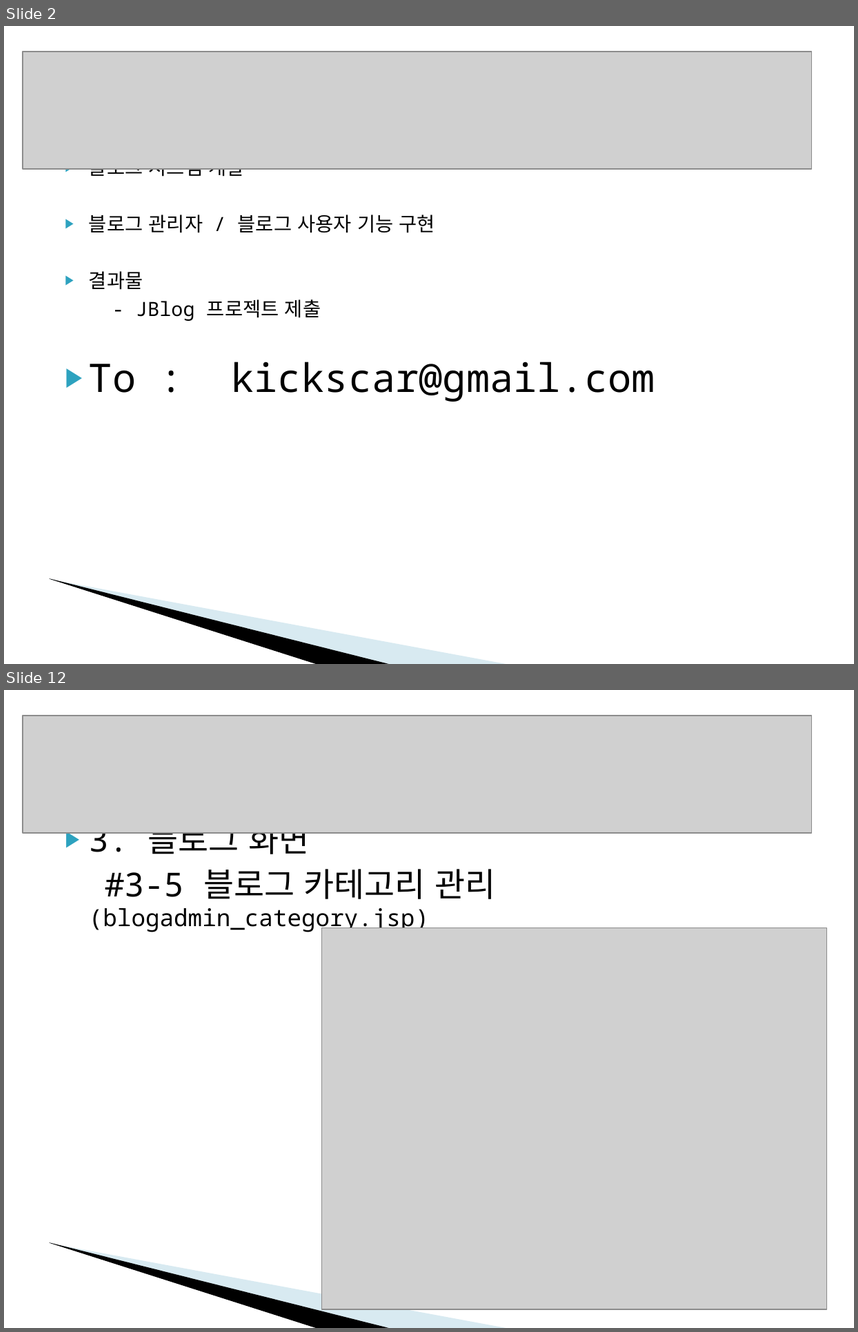
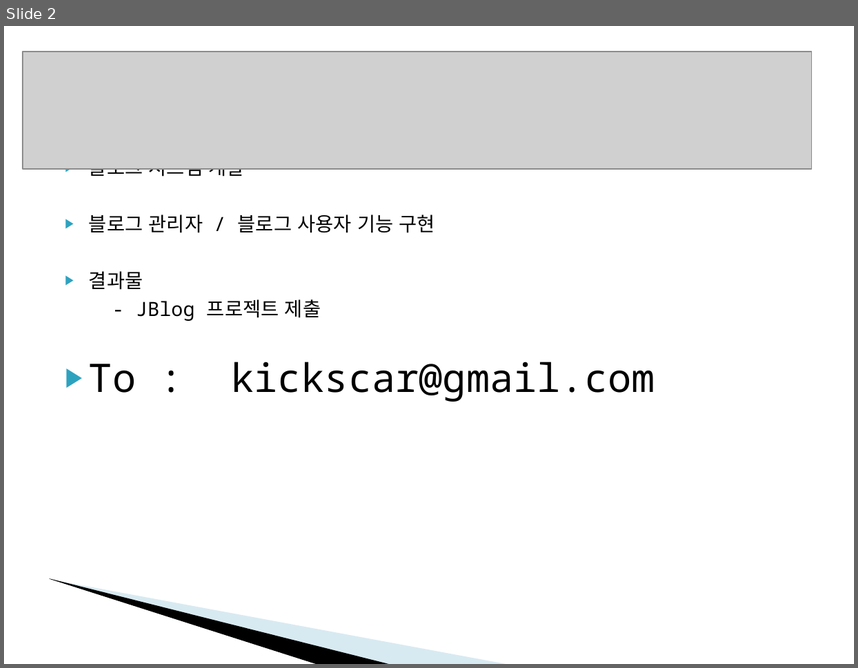
Before and after one commit to babamba/jblog-1, a slide deck: docs/SpringMVC-평가과제.ppt. Shown one above the other, each under a label of ours: slides 2 and 12 before the commit, slide 2 after it; the slides between them are not shown. The pictures are 858x1332 and 858x668 pixels, drawn with LibreOffice and Linux fonts; fonts in the diff are those of the drawing; grey boxes stand for pictures; background and template pictures are left out. Boxes give left, top, right and bottom in pixels: in the first picture for what was removed or moved away, otherwise in the second. Text is boxed around its words. In the diff, an @@ line names an element or a change of style, - is before the commit and + after.

```diff
--- a/docs/SpringMVC-평가과제.ppt
+++ b/docs/SpringMVC-평가과제.ppt
@@ slide 12 removed at (4, 690, 854, 1328), background #FFFFFF; not listed: 2 template elements that a slide beside it also shows @@
@@ picture removed at (23, 716, 811, 833) @@
@@ text removed at (89, 832, 495, 933) @@
-▶ 3. 블로그 화면
-#3-5 블로그 카테고리 관리(blogadmin_category.jsp)
@@ picture removed at (322, 928, 827, 1309) @@
```
Also in this commit, not shown: 4 slides changed, 6 slides added, 7 other slides removed.
